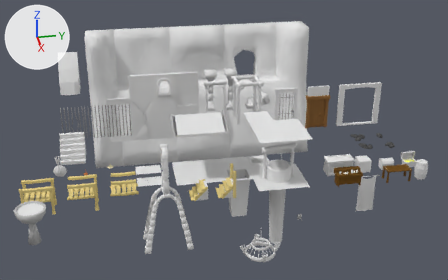
A saved change to the Blender file Resources/Blender/Scenery/ModularDungeon/Assets.blend.
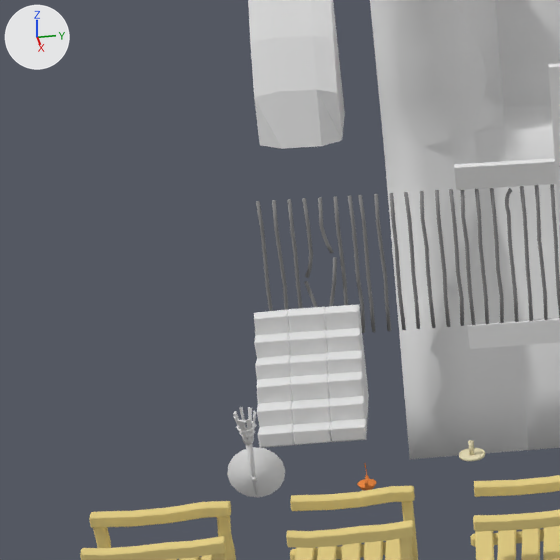
There are two pictures of each version: one whole from a camera (50 mm lens) standing at (51.02, -8.76, 23.09) and looking at (0.6, 0.16, -0.36), one close up on the part from 0% to 29% of the width and 22% to 68% of the height. Lighting does not change. The marker at upper left points along +X, +Y and +Z.

Objects in the first close-up: 'Dn_Bridge_1', 'Dn_Bridge_2', 'Dn_Bridge_3', 'Dn_Cliff_1', 'Dn_Cliff_5', 'Dn_Jail_Wall_1', 'Dn_Jail_Wall_2', 'Dn_Jail_Wall_3', 'Dn_Jail_Wall_Base_1', 'Dn_Landslide_1', 'Dn_Stairs_1', 'Dn_Torch_1'.
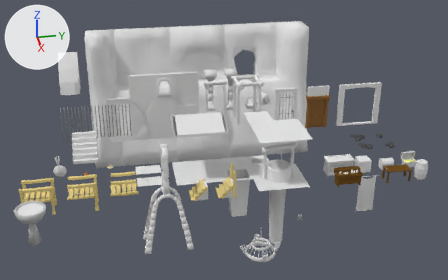
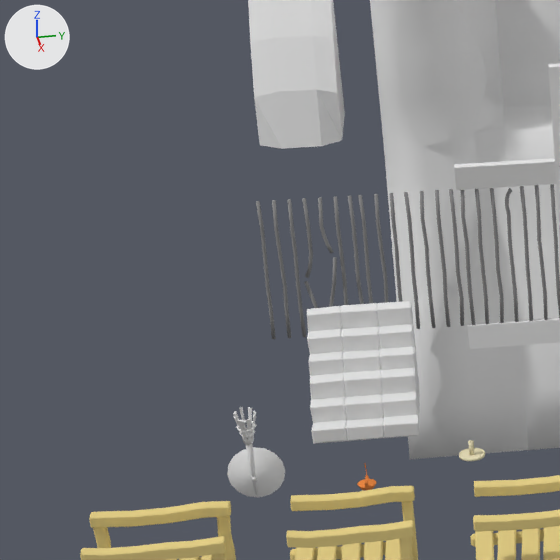
What the commit changed:
Object 'Dn_Stairs_1' (ob_dn_stairs_1) moves from (3.0, -13.0, 0.0) to (3.0, -12.0, 0.0).

Pixel boxes [x1, y1, x2, y2] of what changed, in the close-ups (560 x 560 px):
'Dn_Stairs_1', moved
    before: [254, 305, 369, 448]
    after: [307, 301, 420, 444]
